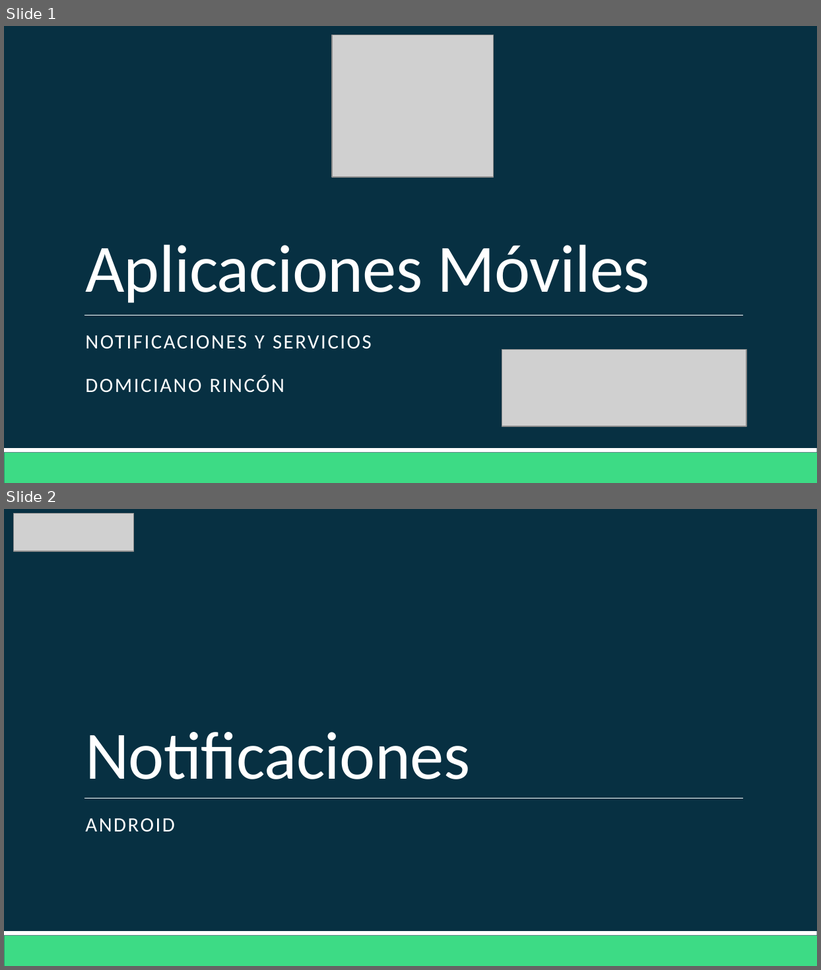
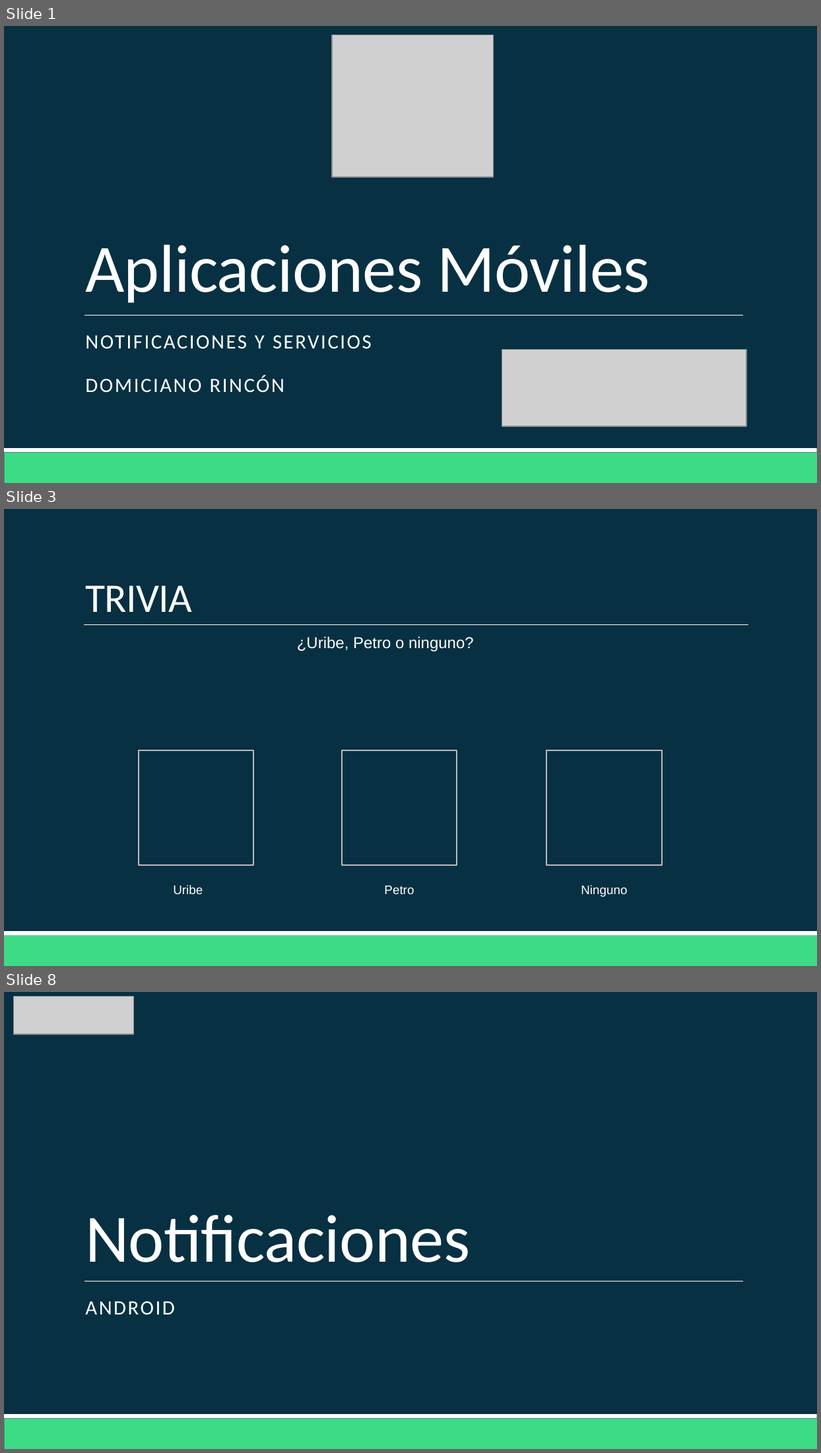
Before and after one commit to Domiciano/AppMoviles201, a slide deck: Clase 12/Clase 12.pptx. Shown one above the other, each under a label of ours: slides 1 and 2 before the commit, slides 1, 3 and 8 after it; the slides between them are not shown. The pictures are 821x970 and 821x1453 pixels, drawn with LibreOffice and Linux fonts; fonts in the diff are those of the drawing; grey boxes stand for pictures. Boxes give left, top, right and bottom in pixels: in the first picture for what was removed or moved away, otherwise in the second. Text is boxed around its words. In the diff, an @@ line names an element or a change of style, - is before the commit and + after.

```diff
--- a/Clase 12/Clase 12.pptx
+++ b/Clase 12/Clase 12.pptx
@@ slide 3 added at bbox=[4, 509, 817, 966], background #073042; not listed: 2 template elements that a slide beside it also shows @@
@@ title added at bbox=[85, 586, 192, 612], 36 pt, text #FFFFFF @@
+TRIVIA
@@ line added from (84, 625) to (748, 625), #FFFFFF 0.5 pt @@
@@ text added at bbox=[297, 636, 474, 652], 14 pt, text #FFFFFF @@
+¿Uribe, Petro o ninguno?
@@ rectangle added at bbox=[138, 751, 253, 866], outline #BDBDBD 1.25 pt @@
@@ rectangle added at bbox=[341, 751, 457, 866], outline #BDBDBD 1.25 pt @@
@@ rectangle added at bbox=[547, 751, 662, 866], outline #BDBDBD 1.25 pt @@
@@ text added at bbox=[173, 885, 203, 894], 11 pt, text #FFFFFF @@
+Uribe
@@ text added at bbox=[384, 886, 414, 894], 11 pt, text #FFFFFF @@
+Petro
@@ text added at bbox=[581, 885, 627, 897], 11 pt, text #FFFFFF @@
+Ninguno
@@ what was slide 2 is now slide 8 @@
```
Also in this commit, not shown: 12 other slides added, 2 other files.
